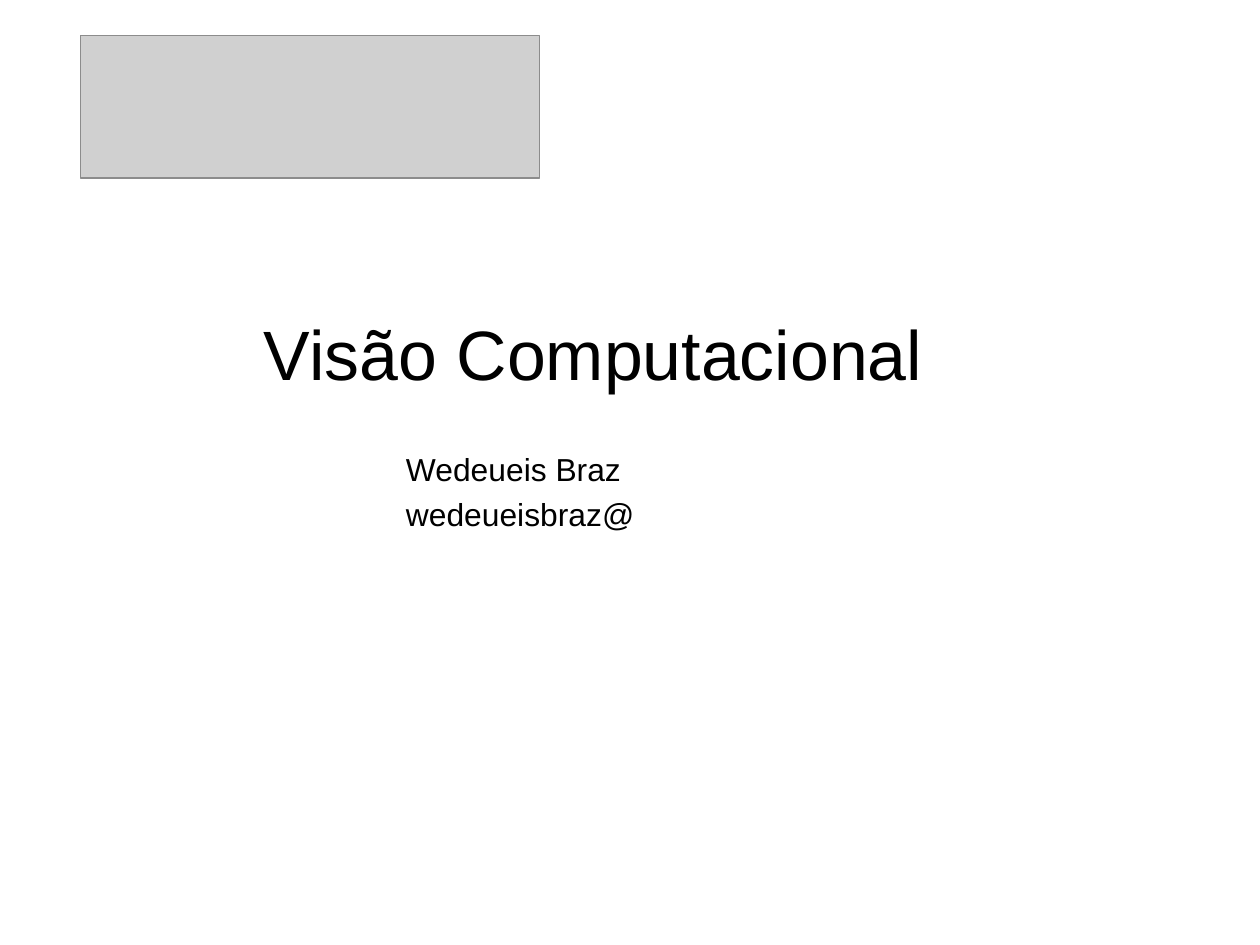
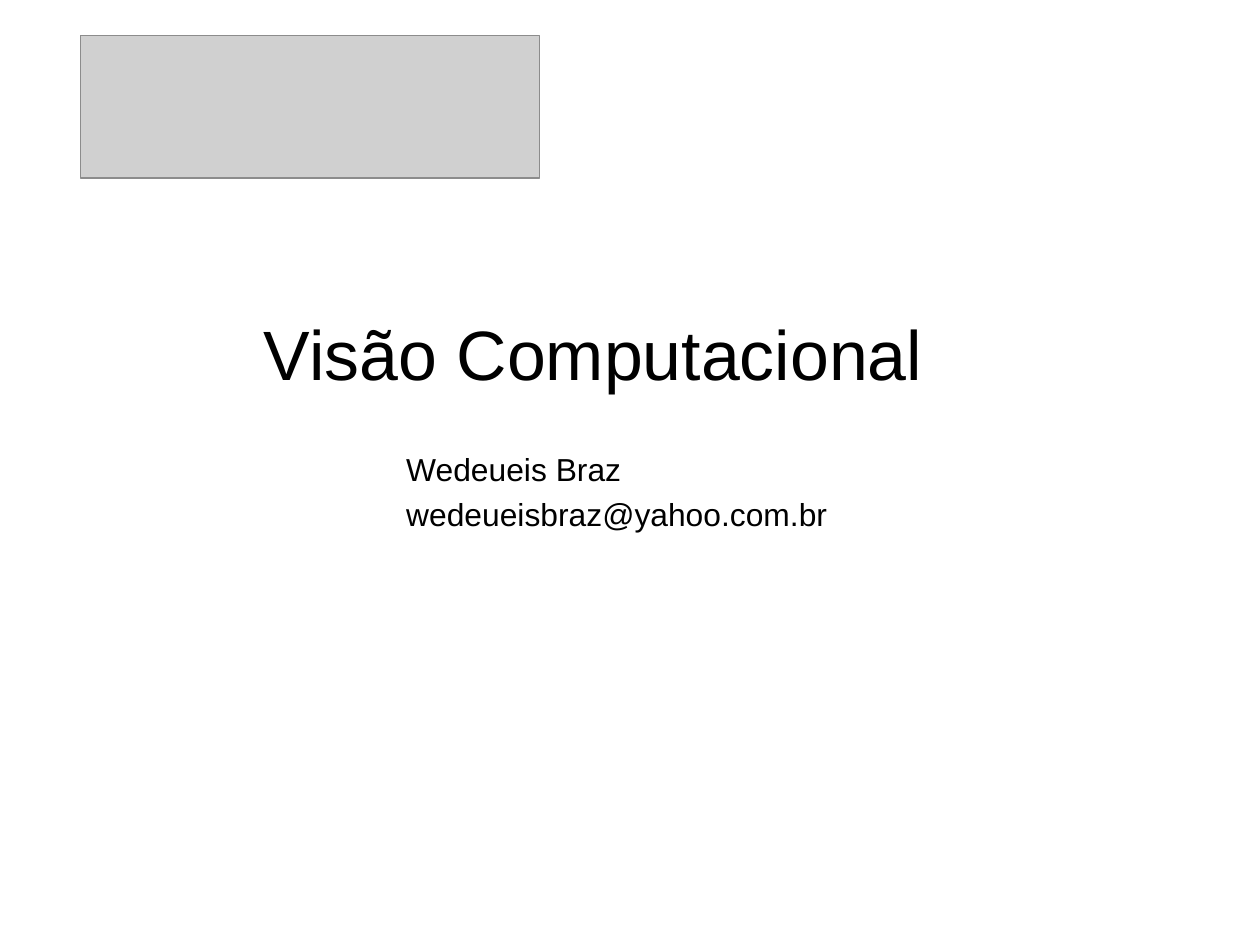
Before and after one commit to Wedeueis/Vis-o-Computacional-SPTW, a slide deck: slide 1 of VC_slideshow.ppt. Drawn at 1260x945 pixels with LibreOffice and Linux fonts; fonts in the diff are those of the drawing; grey boxes stand for pictures. Boxes give left, top, right and bottom in pixels: in the first picture for what was removed or moved away, otherwise in the second. Text is boxed around its words. In the diff, an @@ line names an element or a change of style, - is before the commit and + after.

```diff
--- a/VC_slideshow.ppt
+++ b/VC_slideshow.ppt
@@ text at (x1=406, y1=503, x2=827, y2=532): text changed @@
-      wedeueisbraz@
+      wedeueisbraz@yahoo.com.br
```
Also in this commit, not shown: 8 slides added, 4 other files.
